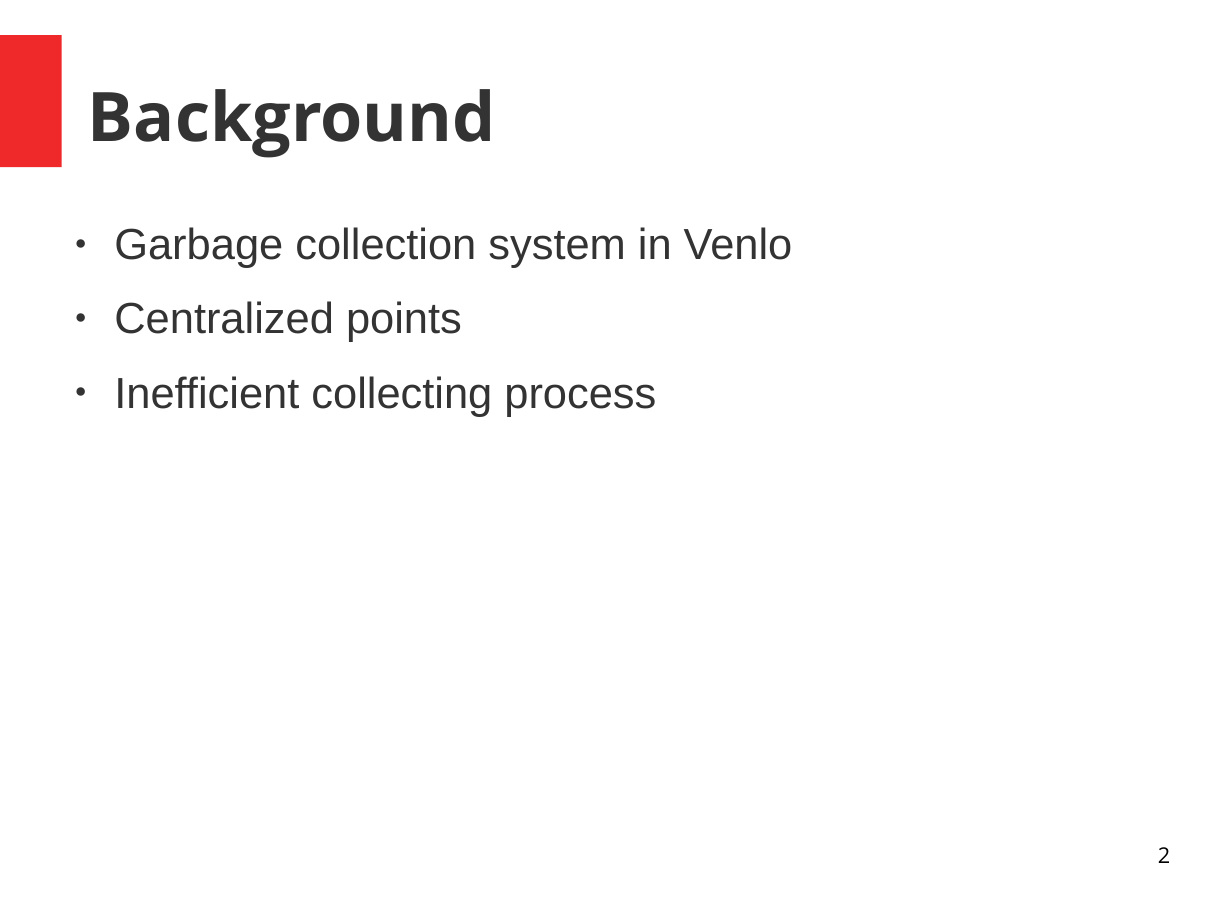
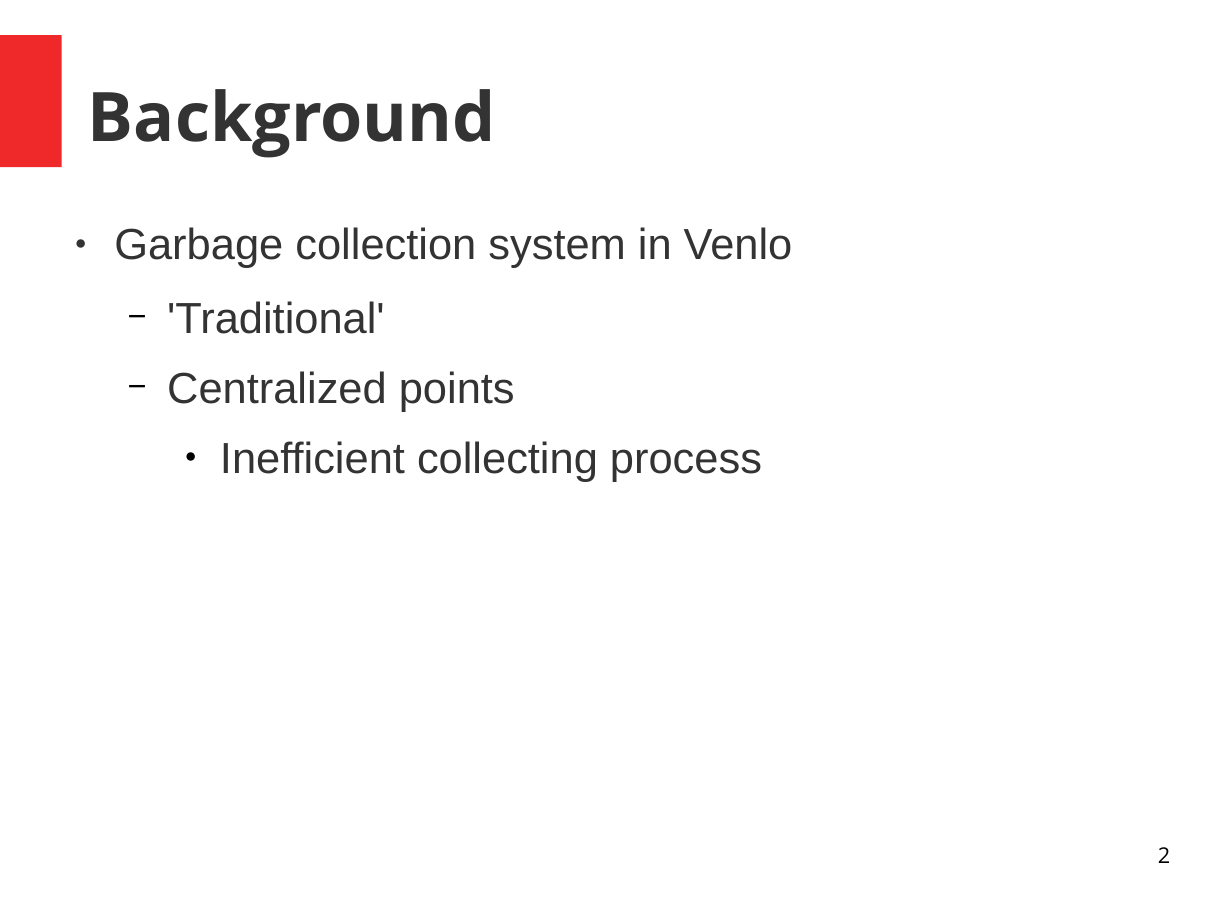
Before and after one commit to rickvanosch/InternetOfTrash, a slide deck: slide 2 of presentations/research_proposal.odp. Drawn at 1232x924 pixels with LibreOffice and Linux fonts; fonts in the diff are those of the drawing. Boxes give left, top, right and bottom in pixels: in the first picture for what was removed or moved away, otherwise in the second. Text is boxed around its words. In the diff, an @@ line names an element or a change of style, - is before the commit and + after.

```diff
--- a/presentations/research_proposal.odp
+++ b/presentations/research_proposal.odp
@@ text at <box>167,301,385,334</box>: paragraph added @@
+  − 'Traditional'
@@ text at <box>167,371,762,482</box>: bullet ● to −; list level 1 to 2 in "Centralized points"; bullet colour #333333 to #000000; list level 1 to 3 in "Inefficient collecting process" @@
```
Also in this commit, not shown: 1 other slide changed.
